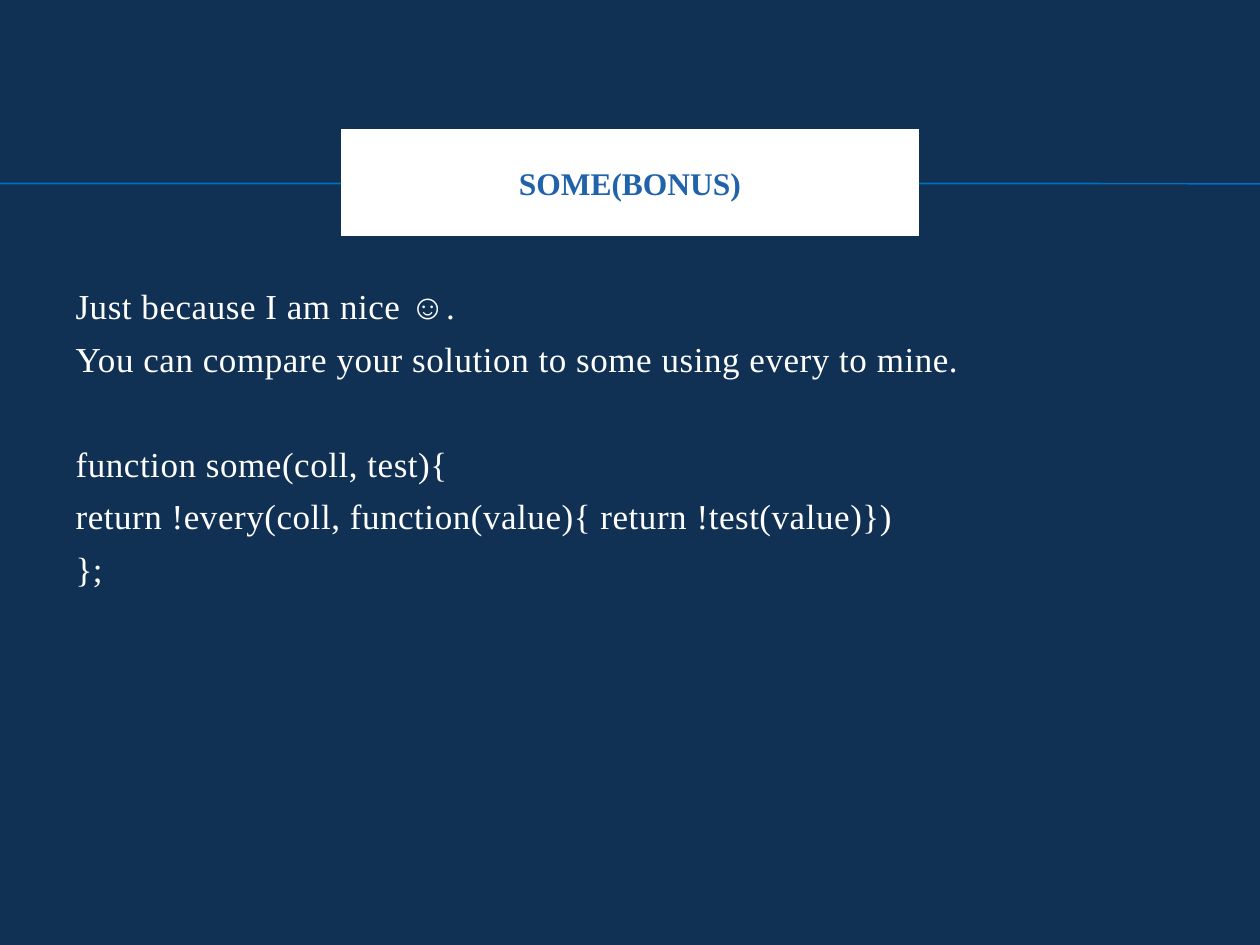
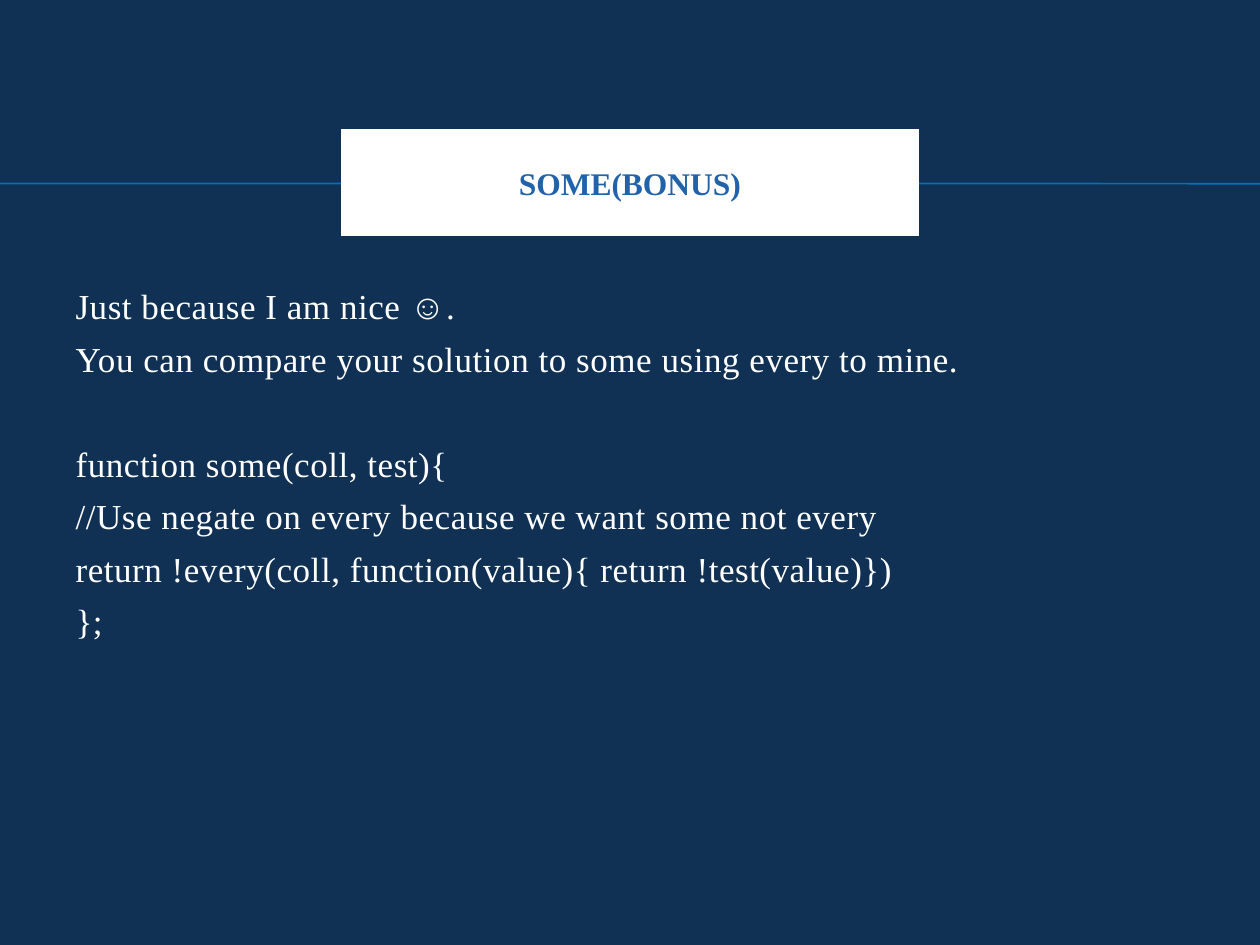
Before and after one commit to joksina/JS, a slide deck: slide 20 of HigherFunctions.pptx. Drawn at 1260x945 pixels with LibreOffice and Linux fonts; fonts in the diff are those of the drawing; background and template pictures are left out. Boxes give left, top, right and bottom in pixels: in the first picture for what was removed or moved away, otherwise in the second. Text is boxed around its words. In the diff, an @@ line names an element or a change of style, - is before the commit and + after.

Commit message:
test
some changes

```diff
--- a/HigherFunctions.pptx
+++ b/HigherFunctions.pptx
@@ text at [76, 504, 876, 537]: paragraph added @@
+//Use negate on every because we want some not every
```
